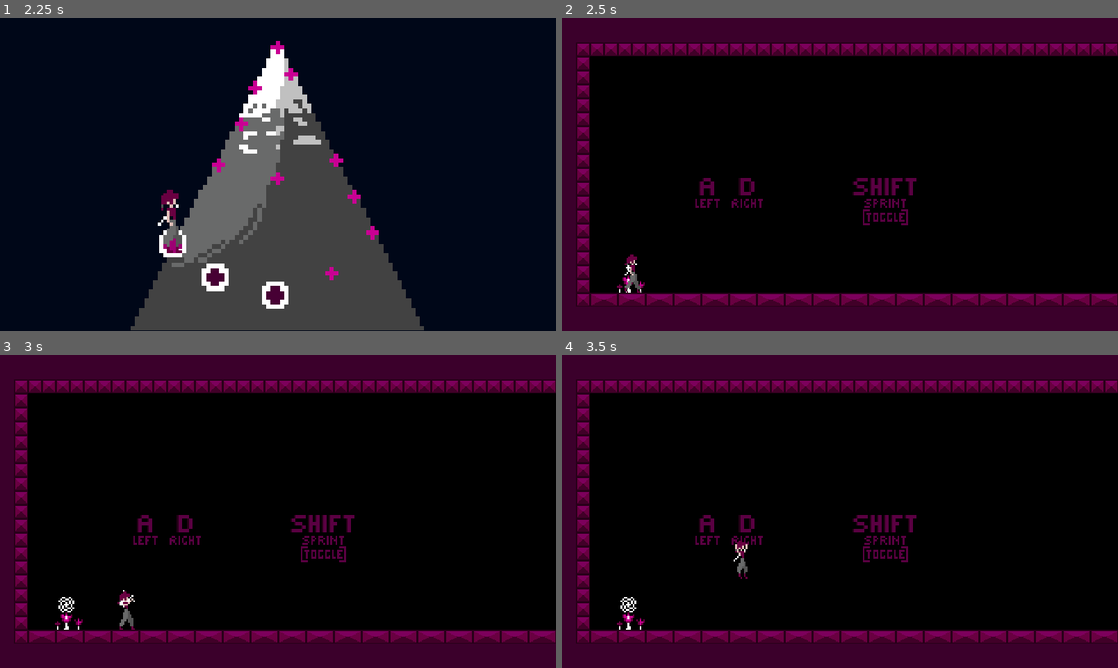
Above: before the commit, frames 1-4 (two rows, left to right).
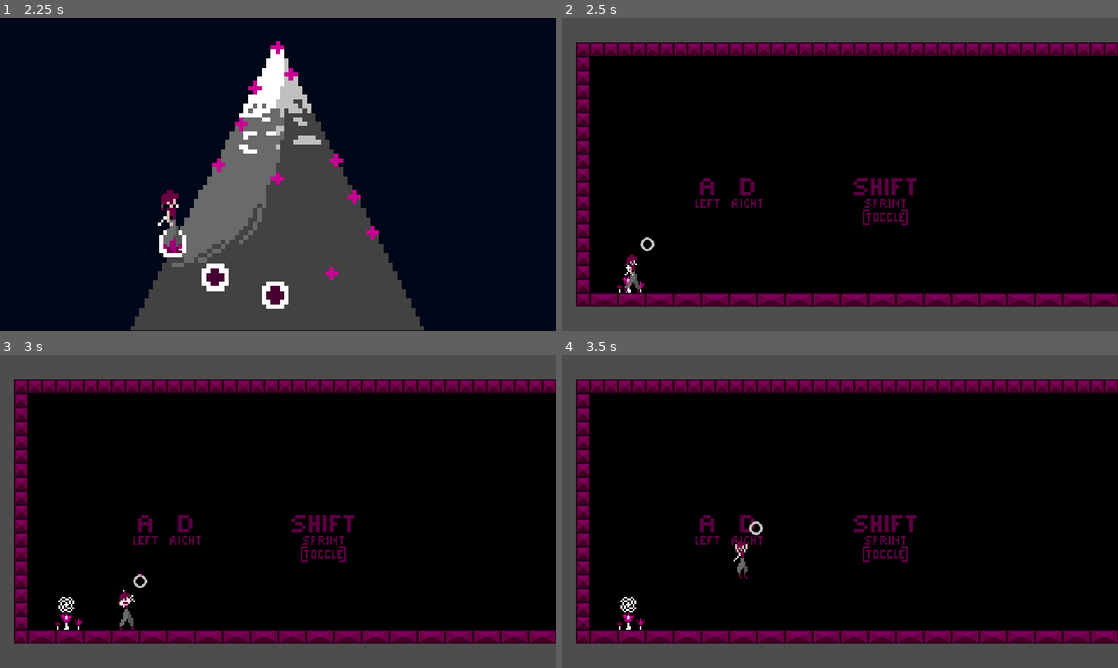
Above: after the commit, the same moments.

Repository: CaptnJayce/parry-the-floor
Game: Godot game, scene res://UI/MainMenu/MainMenu.tscn
Two runs of this game, one before a commit and one after it. Both use one fixed random seed, a clock stepped at 60 frames per second and the inputs below.
Inputs (mouse positions are in pixels of both pictures, inside the frame that each line leads up to):
- Up to frame 1 (2.25 s): click (55, 36) at 0.5 s; click (278, 158) at 1.25 s; tap Enter (ui_accept) at 2 s; hold D (m_right) from 2.03 s (still down); tap Ctrl (m_slide) at 2.1 s
- Up to frame 2 (2.5 s): keep holding D (m_right); tap Space (m_jump) at 2.27 s
- Up to frame 3 (3 s): keep holding D (m_right); tap Down (parry_d) at 2.85 s
- Up to frame 4 (3.5 s): keep holding D (m_right); tap Space (m_jump) at 3.02 s

Frame 1 is identical in both runs. In frame 2, 18% of the frame differs, in the area x 0-100%, y 0-100%; in frame 3, 18%; in frame 4, 18%.

Commit message:
fixed delete button

Diff:
--- a/Levels/Test Levels/Level1.tscn
+++ b/Levels/Test Levels/Level1.tscn
@@ -13,6 +13,7 @@
 [ext_resource type="PackedScene" uid="uid://1bls1d50qhur" path="res://Objects/Obstacles/Invisible/RespawnFlag.tscn" id="10_u6o02"]
 [ext_resource type="Texture2D" uid="uid://dtdutixuaykwj" path="res://Sprites/Menu/PTF_button_tutorial.png" id="12_akpae"]
 [ext_resource type="PackedScene" uid="uid://dyodc12paywsx" path="res://Objects/Obstacles/Physical/spike_normal_long.tscn" id="15_ext7g"]
+[ext_resource type="PackedScene" uid="uid://eyilnx0c7fjm" path="res://Objects/Pickups/Petal.tscn" id="15_i4ub7"]
 [ext_resource type="PackedScene" uid="uid://jb3d5ajqv4ro" path="res://Objects/Obstacles/Physical/spike_normal.tscn" id="16_jxvpb"]
 
 [sub_resource type="TileSetAtlasSource" id="TileSetAtlasSource_rh5pq"]
@@ -335,6 +336,7 @@
 level = "Level1"
 
 [node name="Background" parent="." instance=ExtResource("2_j4fjo")]
+visible = false
 position = Vector2(-1803, 305)
 
 [node name="Audio1" parent="." instance=ExtResource("2_pim3u")]
@@ -362,7 +364,7 @@
 layer_0/name = "background"
 layer_0/tile_data = PackedInt32Array(983125, 196608, 0, 983124, 196608, 0, 983123, 196608, 0)
 layer_1/name = "middleground"
-layer_1/tile_data = PackedInt32Array(983104, 131072, 4, 9830 …(40687 unchanged characters)…  0, 4, 327848, 0, 4, 327847, 0, 4, 655529, 0, 4, 655528, 0, 4, 655527, 0, 4, 655526, 0, 4, 655525, 0, 4, 655524, 0, 4, 655523, 0, 4, 655522, 0, 4, 721066, 0, 4, 786602, 0, 4, 852138, 0, 4, 917674, 0, 4)
+layer_1/tile_data = PackedInt32Array(983104, 131072, 4, 9830 …(40687 unchanged characters)…  0, 4, 327848, 0, 4, 327847, 0, 4, 655527, 0, 4, 655526, 0, 4, 655525, 0, 4, 655524, 0, 4, 721066, 0, 4, 786602, 0, 4, 852138, 0, 4, 917674, 0, 4, 589988, 0, 4, 524452, 0, 4, 458916, 0, 4, 393380, 0, 4, 393383, 0, 4, 458919, 0, 4, 524455, 0, 4, 589991, 0, 4)
 layer_2/name = "foreground"
 layer_2/z_index = 3
 layer_2/tile_data = PackedInt32Array()
@@ -492,8 +494,18 @@
 [node name="SpikeNormalLong2" parent="." instance=ExtResource("15_ext7g")]
 position = Vector2(1968, 240)
 
-[node name="SpikeNormalLong5" parent="." instance=ExtResource("15_ext7g")]
-position = Vector2(2610, 80)
-
 [node name="SpikeNormalLong6" parent="." instance=ExtResource("15_ext7g")]
 position = Vector2(2546, 240)
+
+[node name="Petal" parent="." instance=ExtResource("15_i4ub7")]
+position = Vector2(2656, 140)
+petal_id = 1
+
+[node name="SpikeNormalLong3" parent="." instance=ExtResource("16_jxvpb")]
+position = Vector2(2657, 160)
+
+[node name="SpikeNormalLong5" parent="." instance=ExtResource("16_jxvpb")]
+position = Vector2(2705, 80)
+
+[node name="SpikeNormalLong4" parent="." instance=ExtResource("16_jxvpb")]
+position = Vector2(2609, 80)
--- a/Objects/Characters/Perry/Perry.tscn
+++ b/Objects/Characters/Perry/Perry.tscn
@@ -1,7 +1,8 @@
-[gd_scene load_steps=86 format=3 uid="uid://tacb7ydmc5ot"]
+[gd_scene load_steps=87 format=3 uid="uid://tacb7ydmc5ot"]
 
 [ext_resource type="Script" path="res://Scripts/Player Management/Player.gd" id="1_gh08y"]
 [ext_resource type="Texture2D" uid="uid://wjoymcw0xcv5" path="res://Objects/Characters/Perry/PTF_anim_perry.png" id="2_jdgmd"]
+[ext_resource type="Texture2D" uid="uid://dyyqyax17vtqj" path="res://Sprites/Menu/PTF_circle.png" id="2_op5jc"]
 [ext_resource type="AudioStream" uid="uid://b18ko5l6d7tgi" path="res://Audio/SFX/sfx_run.ogg" id="3_3lfpu"]
 [ext_resource type="AudioStream" uid="uid://dgfiwjm8e2p5m" path="res://Audio/SFX/sfx_walk.ogg" id="3_560xq"]
 [ext_resource type="AudioStream" uid="uid://cas1ohaiuqy8l" path="res://Audio/SFX/sfx_died.mp3" id="4_tri8g"]
@@ -933,6 +934,21 @@
 scale = Vector2(2, 2)
 script = ExtResource("1_gh08y")
 
+[node name="TextureProgressBar" type="TextureProgressBar" parent="."]
+offset_left = 3.56661
+offset_top = -16.9901
+offset_right = 19.5666
+offset_bottom = 10.0099
+scale = Vector2(0.5, 0.5)
+size_flags_horizontal = 8
+max_value = 150.0
+step = 1.5
+fill_mode = 4
+texture_under = ExtResource("2_op5jc")
+texture_progress = ExtResource("2_op5jc")
+tint_under = Color(0.772597, 0.754181, 0.746257, 1)
+tint_progress = Color(1, 0, 1, 1)
+
 [node name="Marker2D" type="Marker2D" parent="."]
 
 [node name="Sprite2D" type="Sprite2D" parent="Marker2D"]
@@ -940,7 +956,6 @@
 texture = ExtResource("2_jdgmd")
 hframes = 6
 vframes = 6
-frame = 2
 metadata/_aseprite_wizard_config_ = {
 "i_mode": -1,
 "keep_anim_length": false,
--- a/Scripts/Player Management/Player.gd
+++ b/Scripts/Player Management/Player.gd
@@ -39,6 +39,7 @@
 
 # OTHER
 #@onready var elevation = $ElevationArea/ElevationShape
+@onready var parry_progress = $TextureProgressBar
 
 func _ready():
 	sprinting = false
@@ -50,6 +51,8 @@
 		player.global_position = Signals.respawnpos_data
 
 func _process(delta):
+	parry_progress.value = parry_timer * 100
+
 	if Input.is_action_pressed("parry_d"):
 		parry_timer += delta
 
--- a/Scripts/Resources/Petal.gd
+++ b/Scripts/Resources/Petal.gd
@@ -5,9 +5,10 @@
 
 func _ready():
 	for key in LevelData.petal_dict:
+		# if Invalid get index '0' (on base: 'Dictionary').
+		# then an int value wasn't given to the petal placed in the scene
 		if LevelData.petal_dict["petals"][petal_id] == true:
 			queue_free()
-
 
 func _on_body_entered(body):
 	if body.is_in_group("Player"):
--- a/Scripts/UI & Camera/MainMenu.gd
+++ b/Scripts/UI & Camera/MainMenu.gd
@@ -19,7 +19,7 @@
 	get_tree().change_scene_to_file("res://UI/WorldMap/WorldMap.tscn")
 func _on_quit_pressed():
 	get_tree().quit()
-func _on_delete_save_pressed():
+func _on_texture_button_pressed():
 	Signals.emit_signal("delete") #Signals go to SaveLoad.gd
 
 func _on_h_slider_value_changed(v:float):
--- a/UI/MainMenu/MainMenu.tscn
+++ b/UI/MainMenu/MainMenu.tscn
@@ -122,3 +122,4 @@
 [connection signal="pressed" from="VBoxContainer/HBoxContainer/Play" to="." method="_on_play_pressed"]
 [connection signal="pressed" from="VBoxContainer/HBoxContainer2/Quit" to="." method="_on_quit_pressed"]
 [connection signal="value_changed" from="VBoxContainer2/HSlider" to="." method="_on_h_slider_value_changed"]
+[connection signal="pressed" from="HBoxContainer3/TextureButton" to="." method="_on_texture_button_pressed"]
Not shown: 1 places in Levels/Test Levels/Level1.tscn that only renumber resources
Binary file added: Sprites/Menu/PTF_circle.png
Not shown, added: Sprites/Menu/PTF_circle.png.import
Not shown, removed: ptf_save.save
